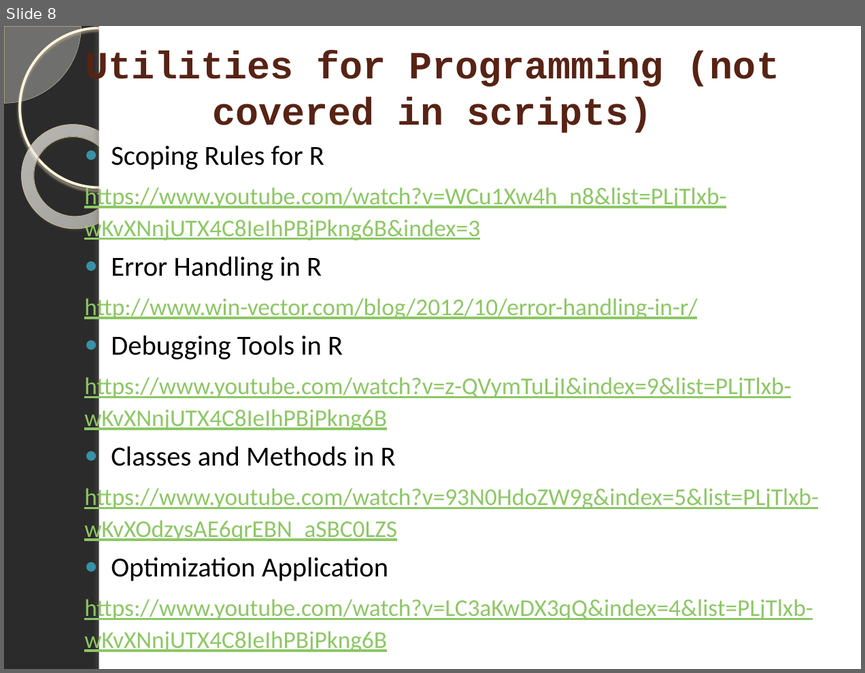
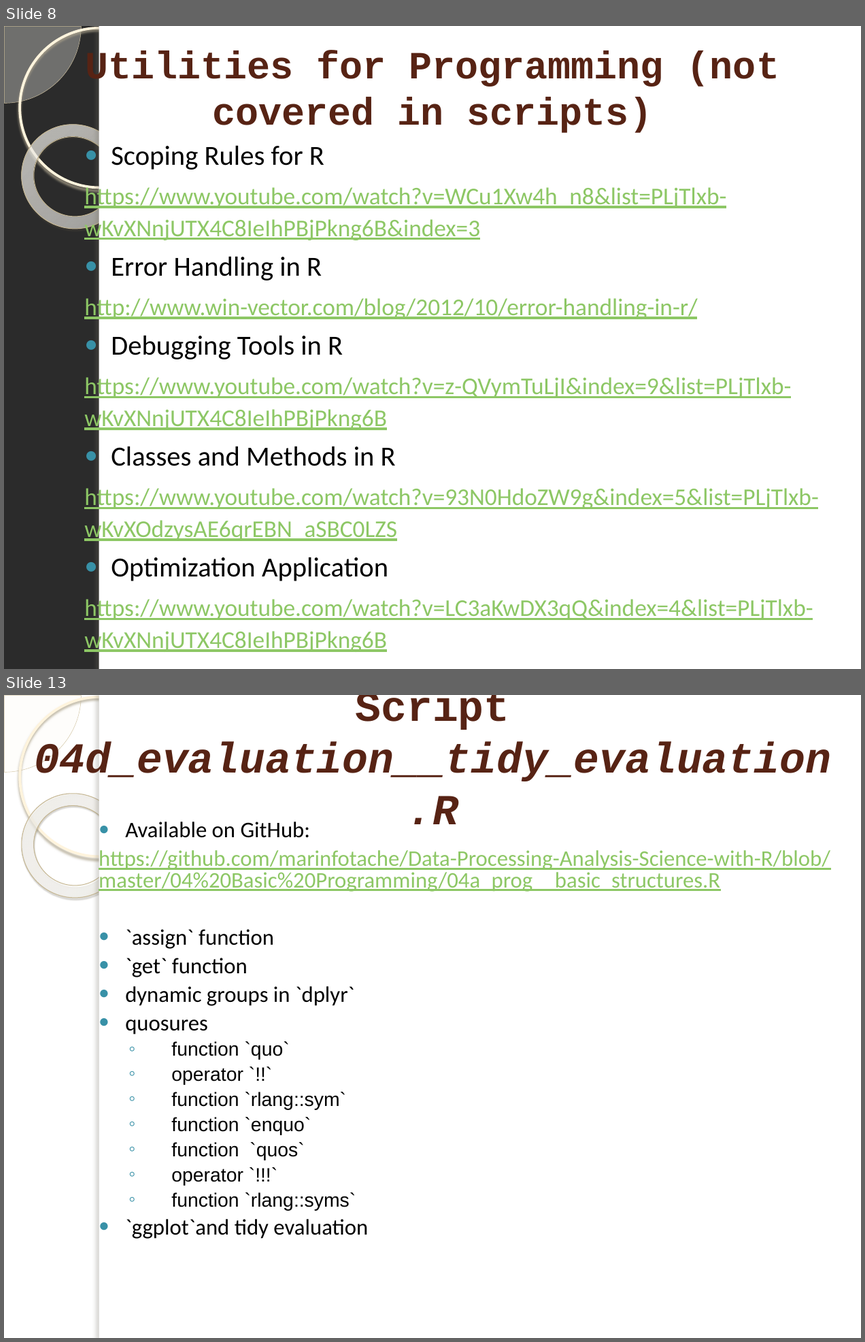
Before and after one commit to marinfotache/Data-Processing-Analysis-Science-with-R, a slide deck: 04 Basic Programming/04_Programming_UDFs_eval_tidyeval.pptx. Shown one above the other, each under a label of ours: slide 8 before the commit, slides 8 and 13 after it; the slides between them are not shown. The pictures are 865x673 and 865x1342 pixels, drawn with LibreOffice and Linux fonts; fonts in the diff are those of the drawing; background and template pictures are left out; a plain dark background stands for a picture behind light text. Boxes give left, top, right and bottom in pixels: in the first picture for what was removed or moved away, otherwise in the second. Text is boxed around its words. In the diff, an @@ line names an element or a change of style, - is before the commit and + after.

```diff
--- a/04 Basic Programming/04_Programming_UDFs_eval_tidyeval.pptx
+++ b/04 Basic Programming/04_Programming_UDFs_eval_tidyeval.pptx
@@ slide 13 added at (4,695,861,1338), background picture (left out); not listed: 5 template elements that a slide beside it also shows @@
@@ title added at (34,695,831,824), 36 pt, text #572314, bold, italic @@
+Script 04d_evaluation__tidy_evaluation.R
@@ text added at (99,821,830,1238), 18.8 pt, text #000000 @@
+● Available on GitHub:
+https://github.com/marinfotache/Data-Processing-Analysis-Science-with-R/blob/master/04%20Basic%20Programming/04a_prog__basic_structures.R
+● `assign` function
+● `get` function
+● dynamic groups in `dplyr`
+● quosures
+  ◦ function `quo`
+  ◦ operator `!!`
+  ◦ function `rlang::sym`
+  ◦ function `enquo`
+  ◦ function `quos`
+  ◦ operator `!!!`
+  ◦ function `rlang::syms`
+● `ggplot`and tidy evaluation
```
Also in this commit, not shown: 2 slides changed, 3 other slides added, 1 other file.
